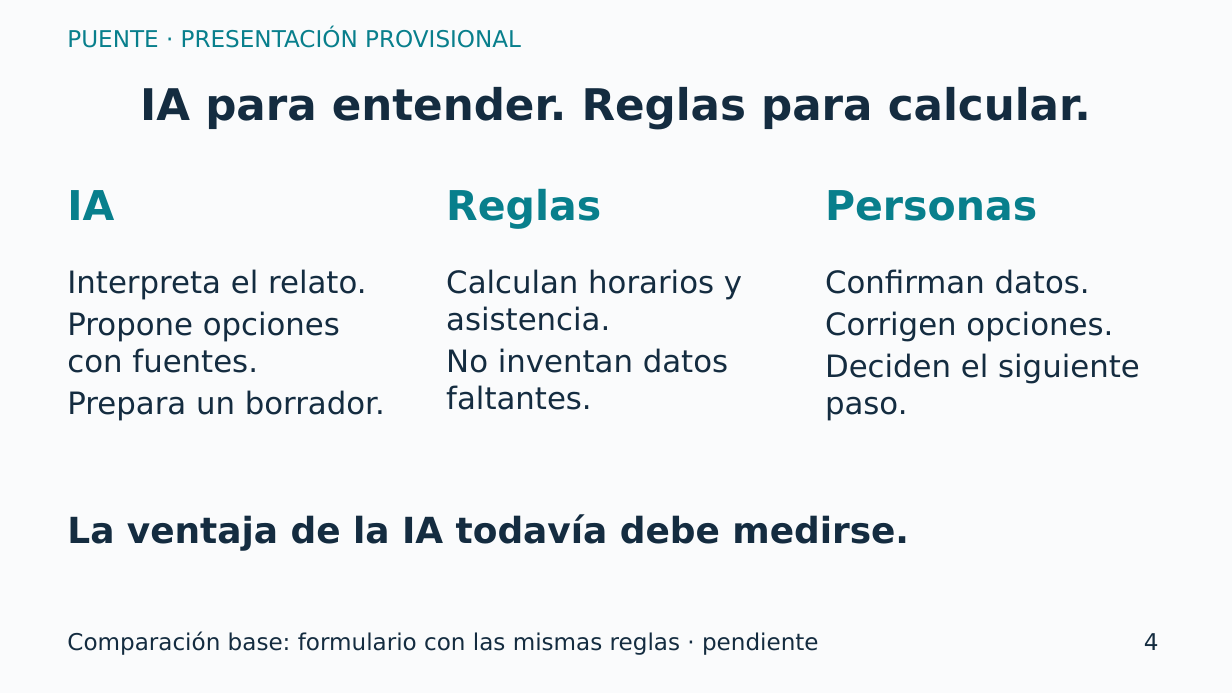
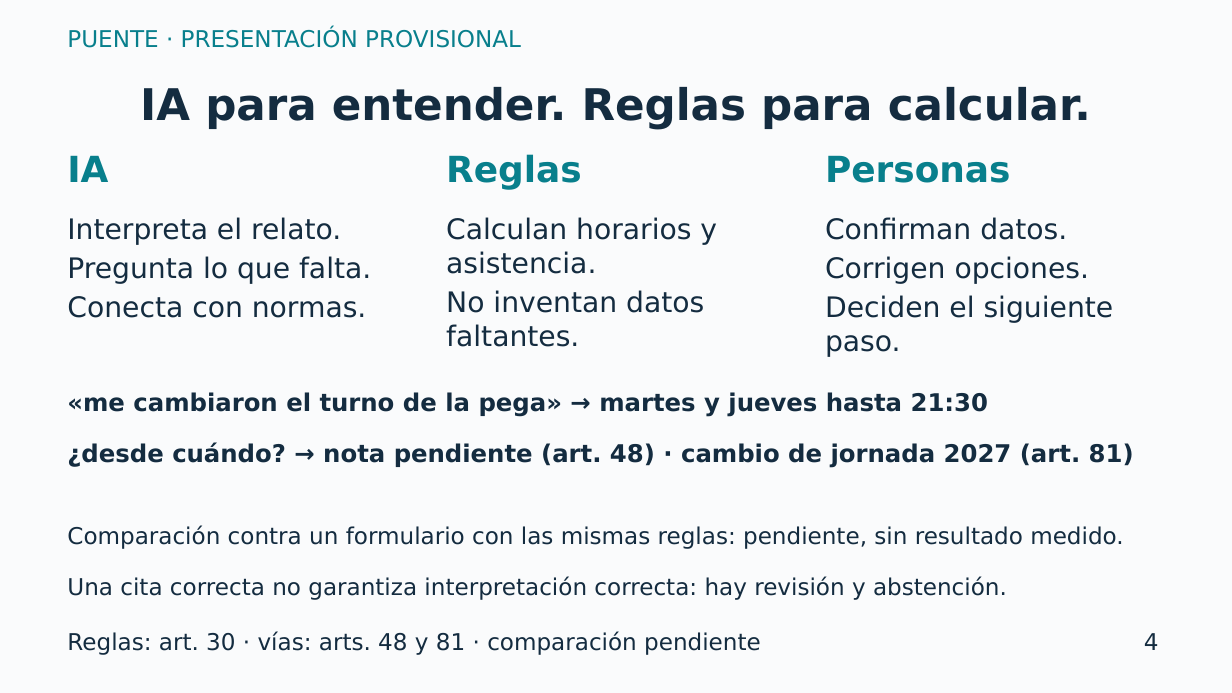
Before and after one commit to Ssj400/duoc-social, a slide deck: slide 4 of plan/preparacion/Pitch_Puente_provisional.pptx. Drawn at 1232x693 pixels with LibreOffice and Linux fonts; fonts in the diff are those of the drawing. Boxes give left, top, right and bottom in pixels: in the first picture for what was removed or moved away, otherwise in the second. Text is boxed around its words. In the diff, an @@ line names an element or a change of style, - is before the commit and + after.

```diff
--- a/plan/preparacion/Pitch_Puente_provisional.pptx
+++ b/plan/preparacion/Pitch_Puente_provisional.pptx
@@ text "IA": place and size @@
-text "IA" at [67,190,114,220]
+text "IA" at [67,155,108,182]
@@ text "Reglas": place and size @@
-text "Reglas" at [446,188,601,229]
+text "Reglas" at [446,154,582,190]
@@ size 32 to 28 pt in 3 elements at [67,155,108,182], [446,154,582,190], [825,155,1010,183] @@
@@ text "Personas": place and size @@
-text "Personas" at [825,190,1037,221]
+text "Personas" at [825,155,1010,183]
@@ text "Interpreta el relato.": place and size @@
-text "Interpreta el relato." at [67,269,385,421]
+text "Interpreta el relato." at [67,217,371,318]
@@ text "Calculan horarios y asistencia.": place and size @@
-text "Calculan horarios y asistencia." at [446,269,742,410]
+text "Calculan horarios y asistencia." at [446,217,717,347]
@@ text "Calculan horarios y asistencia." at [446,217,717,347]: size 24 to 22 pt @@
@@ text "Confirman datos." at [825,217,1114,357]: size 24 to 22 pt @@
@@ text "Confirman datos.": place and size @@
-text "Confirman datos." at [825,269,1140,421]
+text "Confirman datos." at [825,217,1114,357]
@@ text at [67,217,341,245]: size 24 to 22 pt in "Interpreta el relato." @@
@@ text at [67,256,371,318]: text changed; size 24 to 22 pt @@
-Propone opciones con fuentes.
-Prepara un borrador.
+Pregunta lo que falta.
+Conecta con normas.
@@ text added at [67,392,988,417], 19 pt, text #142C40, bold @@
+«me cambiaron el turno de la pega» → martes y jueves hasta 21:30
@@ text added at [67,442,1134,468], 19 pt, text #142C40, bold @@
+¿desde cuándo? → nota pendiente (art. 48) · cambio de jornada 2027 (art. 81)
@@ text at [67,525,1123,549]: text changed @@
-Comparación base: formulario con las mismas reglas · pendiente
+Comparación contra un formulario con las mismas reglas: pendiente, sin resultado medido.
@@ text removed at [67,514,909,551] @@
-La ventaja de la IA todavía debe medirse.
@@ text added at [67,576,1007,600], 18 pt, text #142C40 @@
+Una cita correcta no garantiza interpretación correcta: hay revisión y abstención.
@@ text added at [67,631,761,655], 18 pt, text #142C40 @@
+Reglas: art. 30 · vías: arts. 48 y 81 · comparación pendiente
```
Also in this commit, not shown: 4 other slides changed, 1 slide added, 1 slide removed, 16 other files.
